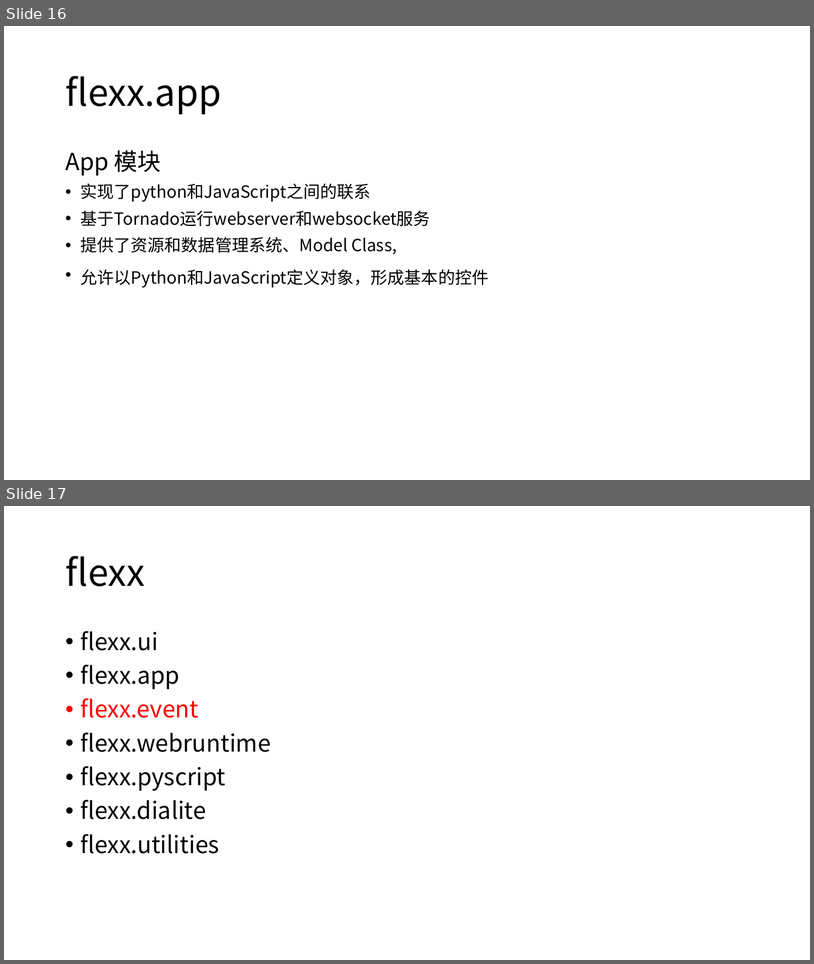
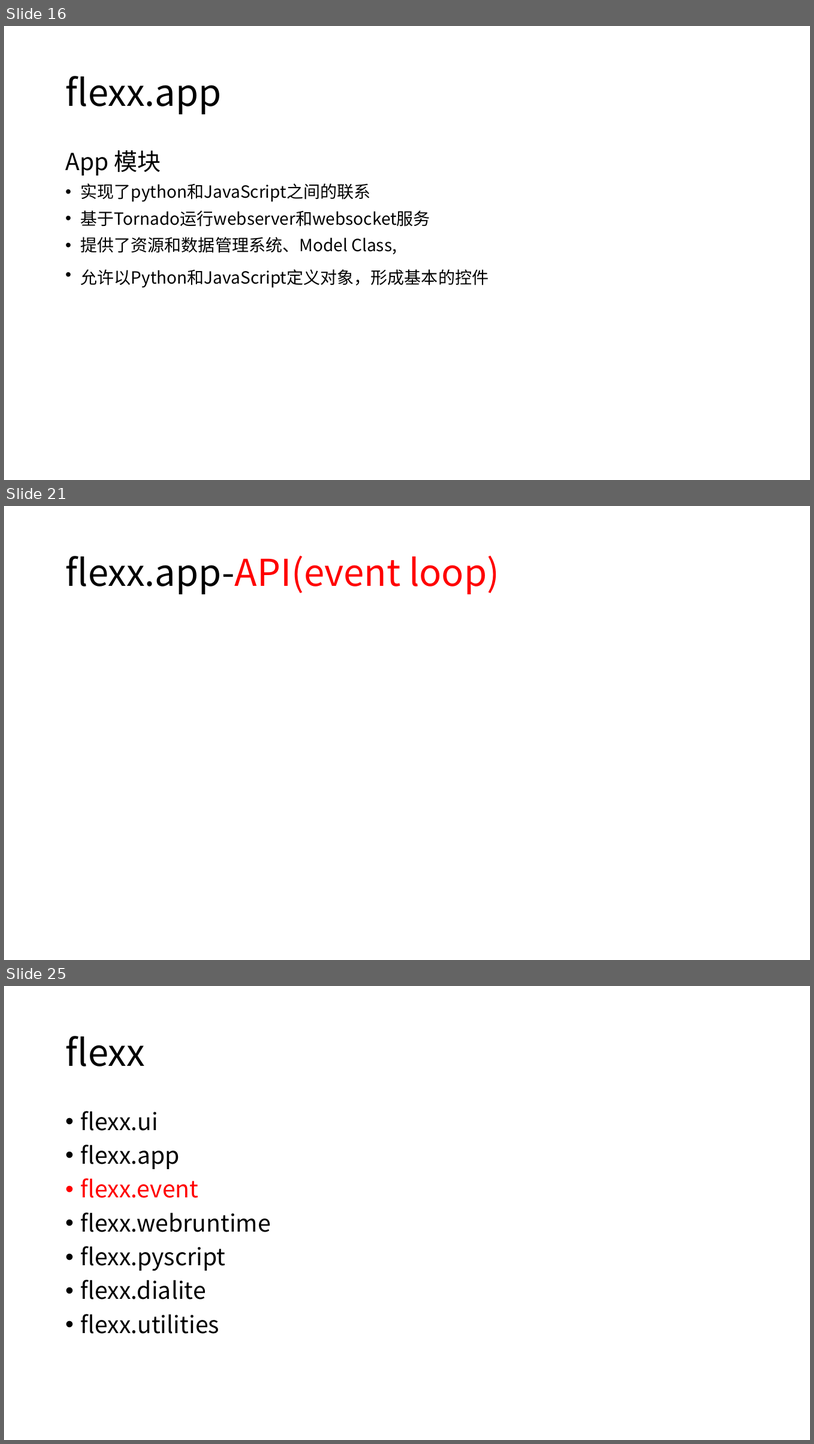
Before and after one commit to 260936767/UpdateServer, a slide deck: flexx_study/report for python&flexx.pptx. Shown one above the other, each under a label of ours: slides 16 and 17 before the commit, slides 16, 21 and 25 after it; the slides between them are not shown. The pictures are 814x964 and 814x1444 pixels, drawn with LibreOffice and Linux fonts; fonts in the diff are those of the drawing. Boxes give left, top, right and bottom in pixels: in the first picture for what was removed or moved away, otherwise in the second. Text is boxed around its words. In the diff, an @@ line names an element or a change of style, - is before the commit and + after.

```diff
--- a/flexx_study/report for python&flexx.pptx
+++ b/flexx_study/report for python&flexx.pptx
@@ slide 21 added at (x1=4, y1=506, x2=810, y2=960), background #FFFFFF @@
@@ title added at (x1=65, y1=556, x2=500, y2=594), 44 pt, text #FF0000 @@
+flexx.app-API(event loop)
@@ what was slide 17 is now slide 25 @@
```
Also in this commit, not shown: 7 other slides added, 3 other files.
